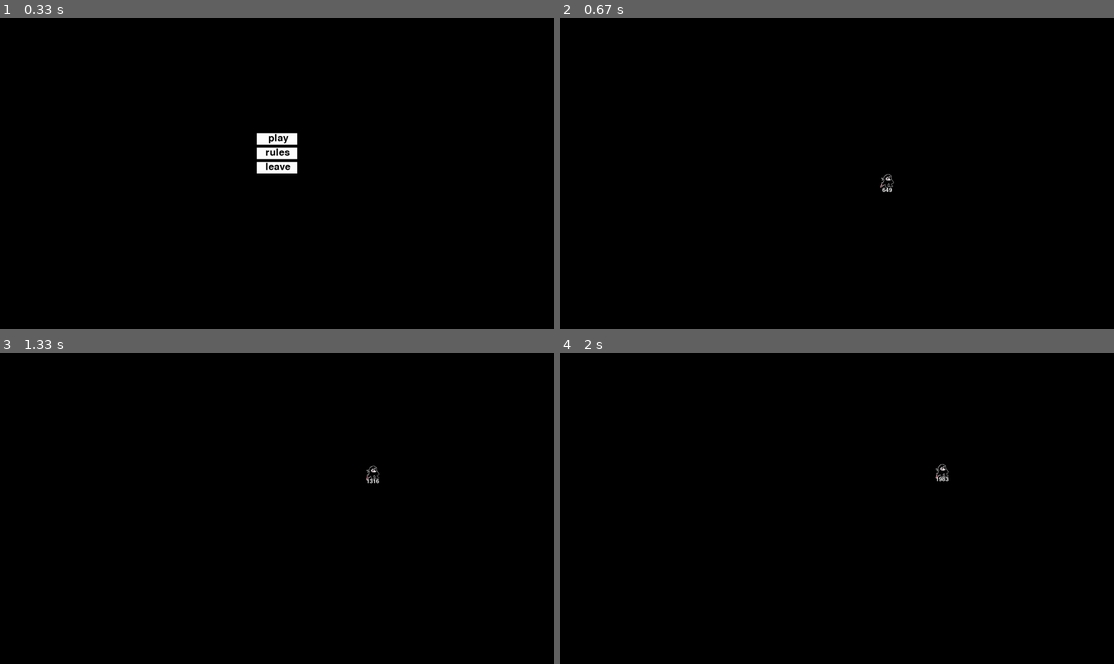
Above: before the commit, frames 1-4 (two rows, left to right).
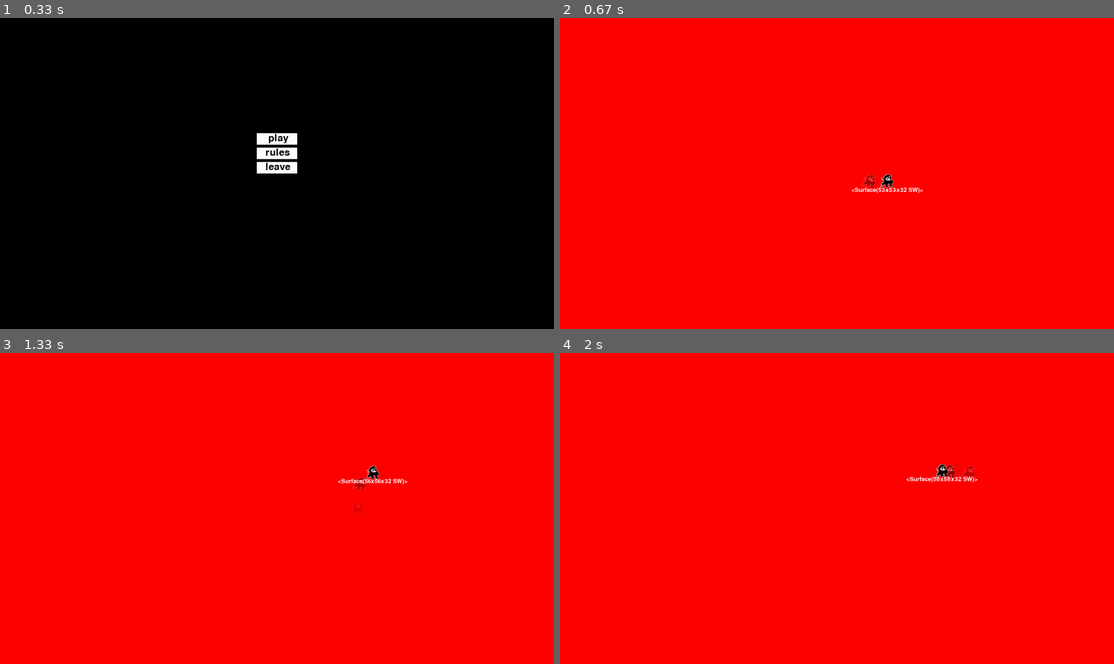
Above: after the commit, the same moments.

Repository: myatnyi/pygame-project
Game: pygame game, started from main.py
Same seed, same stepped clock (60 frames per second), same inputs: the game is played once before the commit and once after it.
Inputs (mouse positions are in pixels of both pictures, inside the frame that each line leads up to):
- Up to frame 1 (0.33 s): no input
- Up to frame 2 (0.67 s): hold Right from 0.33 s (still down)
- Up to frame 3 (1.33 s): release Right at 0.8 s; hold Up 0.83-1.13 s; move the mouse to (254, 524) at 0.87 s; hold Right from 1.17 s (still down); tap Space at 1.23 s
- Up to frame 4 (2 s): tap Space at 1.53, 1.73 s; release Right at 1.63 s; hold Left from 1.67 s (still down)

Frame 1 is identical in both runs. In frame 2, 100% of the frame differs, in the area x 0-100%, y 0-100%; in frame 3, 100%; in frame 4, 100%.

Commit message:
апдейт анимации хождения теперь он оставляет типа след адикей

Diff:
--- a/main.py
+++ b/main.py
@@ -10,7 +10,6 @@
 size = WIDTH, HEIGHT = 1920, 1080
 screen = pygame.display.set_mode(size)
 clock = pygame.time.Clock()
-
 DEBUG = True
 
 
@@ -31,6 +30,7 @@
         self.image = self.frames[self.cur_frame]
         self.rect = self.rect.move(x, y)
         self.info = ''
+        self.count_frames = 0
 
     def load_image(self, name):
         fullname = os.path.join('data', name)
@@ -52,6 +52,7 @@
 
     def update(self):
         self.change_frame(self.frames, 1)
+        self.count_frames += 1
 
     def change_frame(self, frames, speed_coef):
         self.cur_frame = round((self.cur_frame + speed_coef) % len(frames), 1)
@@ -73,7 +74,7 @@
         self.bounce_dist = 0
 
     def update(self):
-        self.change_frame(self.frames, 1)
+        super().update()
         self.move_towards()
         self.bounce_towards()
 
@@ -121,6 +122,7 @@
         self.GRAVITY = 0.9
         self.FALL_GRAVITY = 0.75
         self.BOUNCE_FORCE = 4
+        self.particles = pygame.sprite.Group()
 
     def update(self):
         match self.state:
@@ -142,7 +144,11 @@
                 self.attack_animation()
             case PlayerSM.SHIELD:
                 self.shield_animation()
-        self.info = pygame.time.get_ticks()
+        self.count_frames += 1
+        self.info = self.image
+        self.draw_shadow()
+        self.particles.update()
+        self.particles.draw(screen)
 
 # функции состояний
     def move_towards(self):
@@ -188,6 +194,10 @@
             vector = vector.normalize()
         return math.atan2(vector.y, vector.x) * 180 / math.pi + (360 if vector.y < 0 else 0)
 
+    def draw_shadow(self):
+        if self.count_frames % 12 == 0:
+            self.particles.add(Shadow(self.image, self.rect.x, self.rect.y))
+
 # анимации к состояниям
     def idle_animation(self):
         self.change_frame(self.idle_sheet, 1)
@@ -212,6 +222,20 @@
         # код
         self.state = PlayerSM.IDLE
         self.cur_frame = 0
+
+
+class Shadow(pygame.sprite.Sprite):
+    def __init__(self, img, x, y):
+        super().__init__()
+        self.image = img.copy()
+        self.rect = self.image.get_rect().move(x, y)
+        self.image.set_alpha(128)
+
+    def update(self):
+        if self.image.get_alpha() - 4 == 0:
+            self.kill()
+        else:
+            self.image.set_alpha(self.image.get_alpha() - 4)
 
 
 def terminate():
@@ -277,7 +301,7 @@
         for event in pygame.event.get():
             if event.type == pygame.QUIT or event.type == pygame.KEYDOWN and event.key == pygame.K_ESCAPE:
                 terminate()
-        screen.fill('black')
+        screen.fill('red')
 
         all_sprites.update()
 
